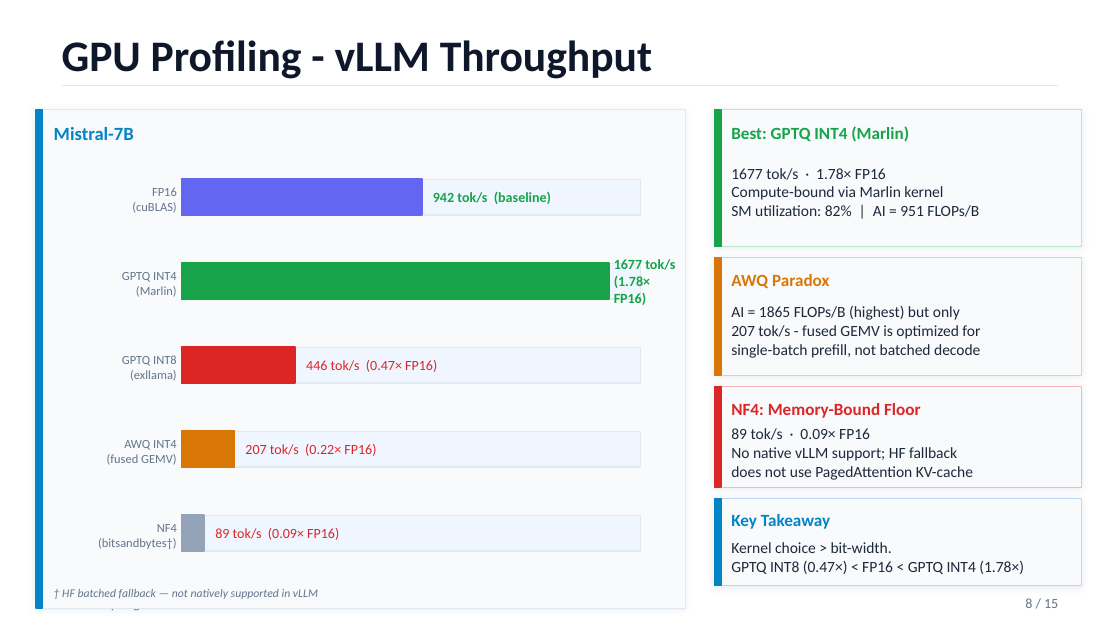
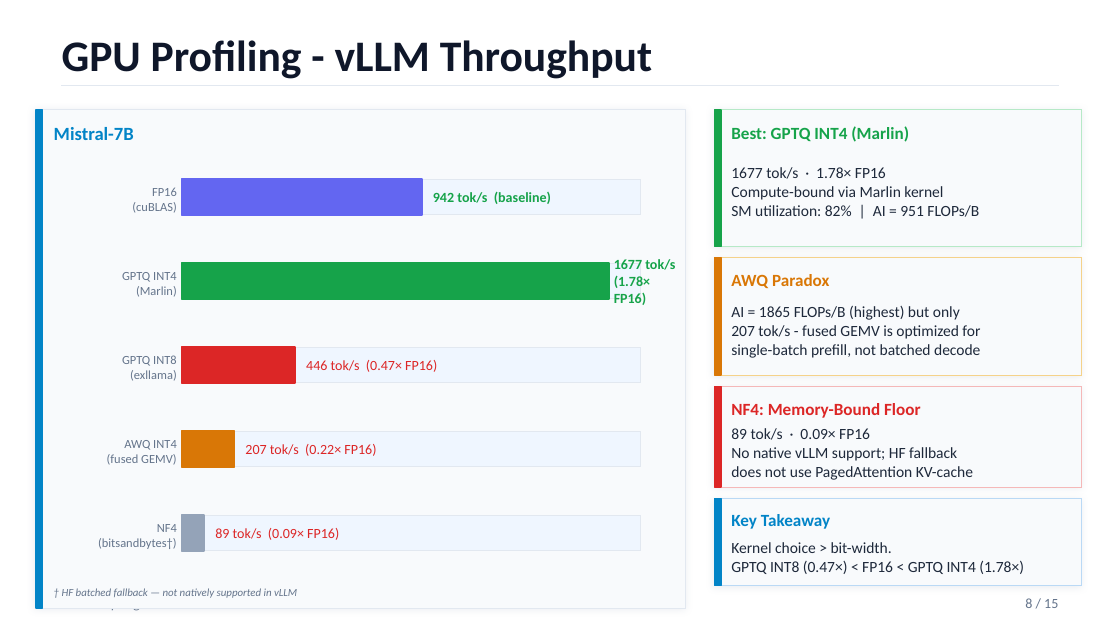
Before and after one commit to chuanbinp/uncertainty-aware-inference, a slide deck: slide 9 of TeamB/deliverables/Team29_Final_Presentation.pptx. Drawn at 1120x630 pixels with LibreOffice and Linux fonts; fonts in the diff are those of the drawing. Boxes give left, top, right and bottom in pixels: in the first picture for what was removed or moved away, otherwise in the second. Text is boxed around its words. In the diff, an @@ line names an element or a change of style, - is before the commit and + after.

```diff
--- a/TeamB/deliverables/Team29_Final_Presentation.pptx
+++ b/TeamB/deliverables/Team29_Final_Presentation.pptx
@@ text "† HF batched fallback — ..." at box(62, 588, 297, 598): size 7.5 to 7 pt @@
```
Also in this commit, not shown: 14 other slides changed, 1 other file.
